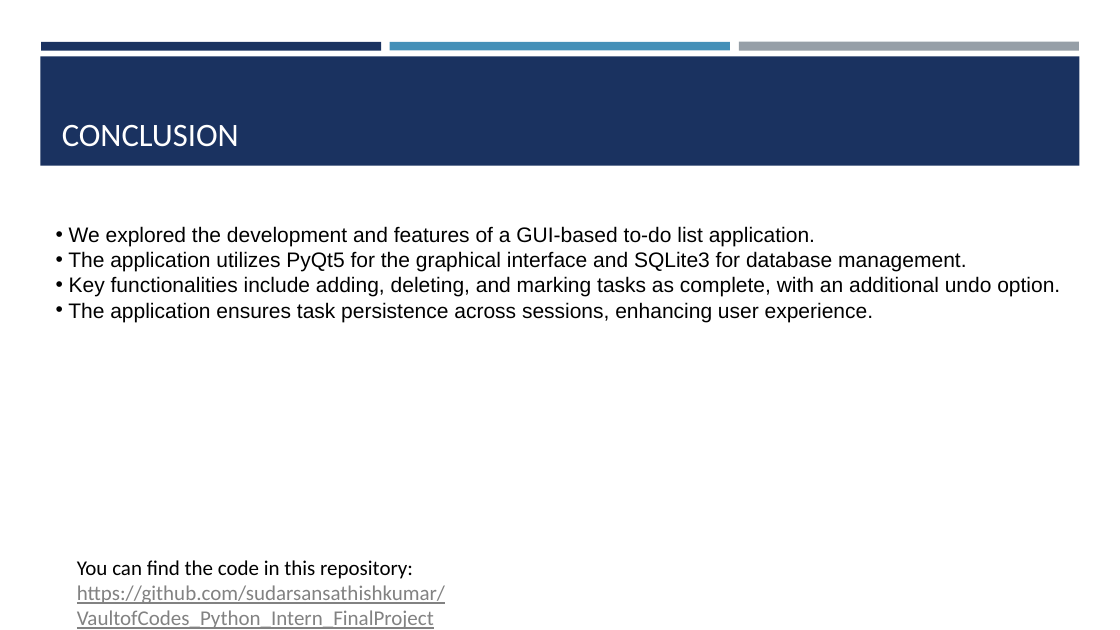
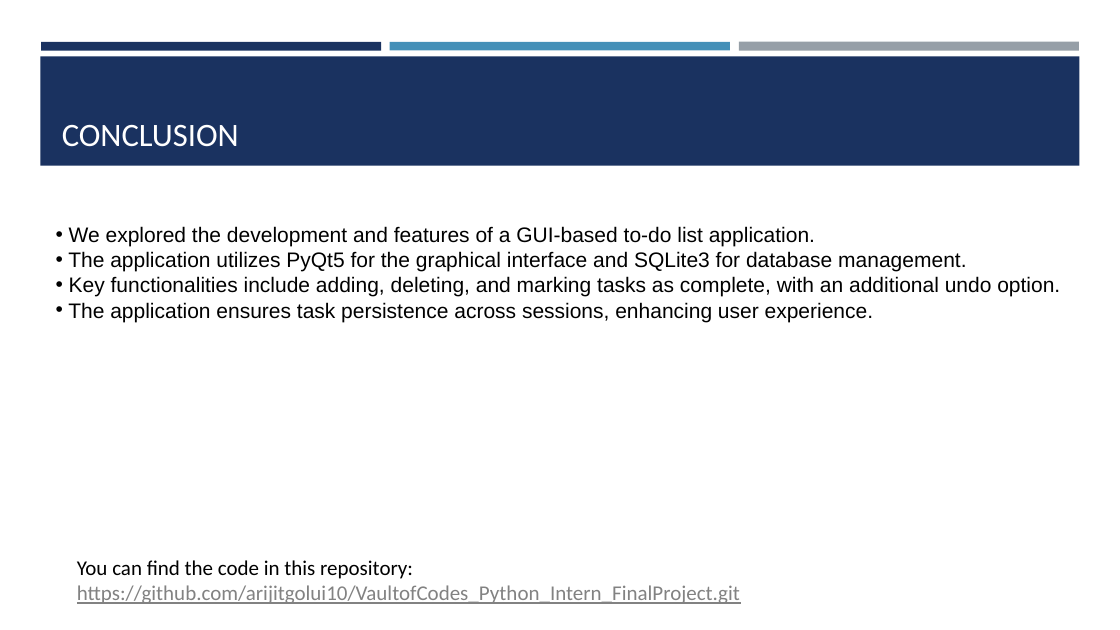
Before and after one commit to arijitgolui10/VaultofCodes_Python_Intern_FinalProject, a slide deck: slide 9 of FinalProject.pptx. Drawn at 1120x630 pixels with LibreOffice and Linux fonts; fonts in the diff are those of the drawing. Boxes give left, top, right and bottom in pixels: in the first picture for what was removed or moved away, otherwise in the second. Text is boxed around its words. In the diff, an @@ line names an element or a change of style, - is before the commit and + after.

```diff
--- a/FinalProject.pptx
+++ b/FinalProject.pptx
@@ text at [77, 585, 740, 604]: text changed @@
-https://github.com/sudarsansathishkumar/VaultofCodes_Python_Intern_FinalProject
+https://github.com/arijitgolui10/VaultofCodes_Python_Intern_FinalProject.git
```
